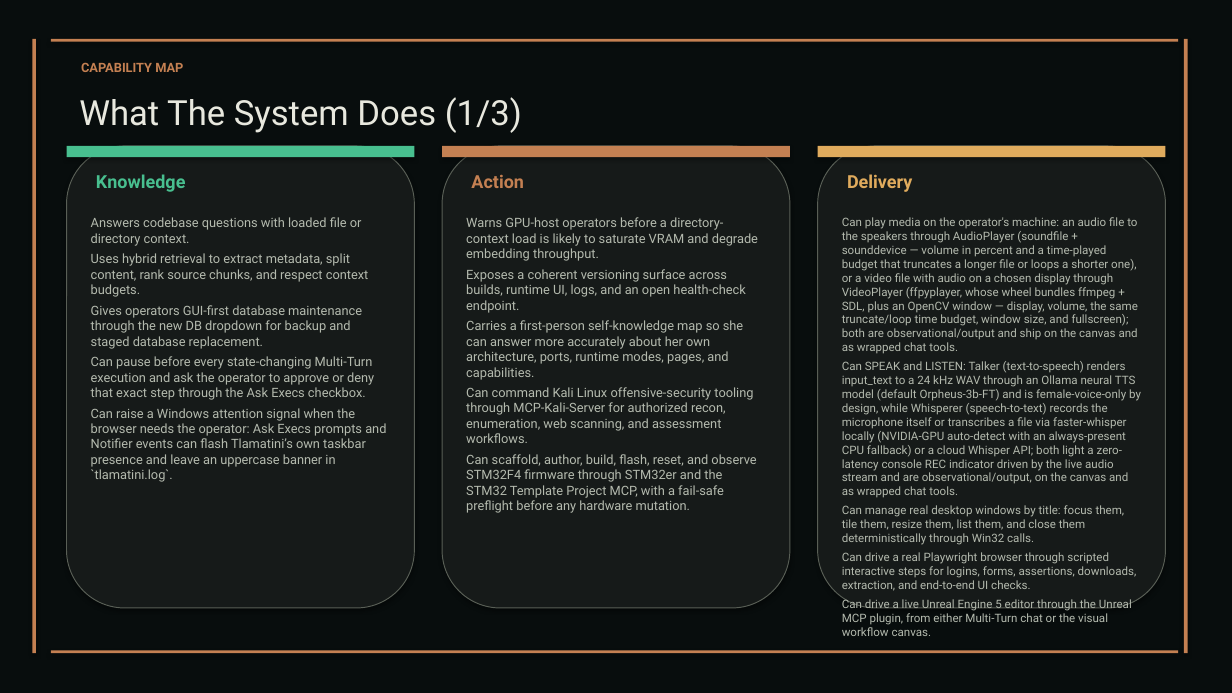
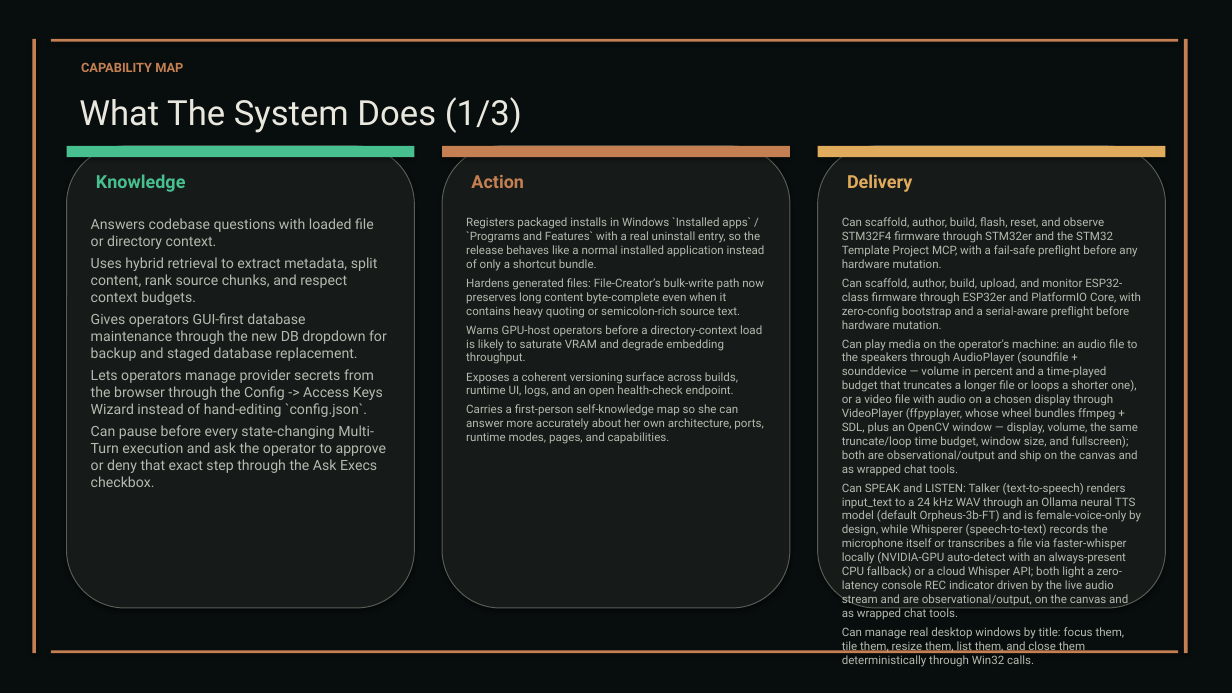
Before and after one commit to XAIHT/web-app, a slide deck: slide 3 of Tlamatini_eXtended_Artificial_Intelligence_Humanly_Tempered.pptx. Drawn at 1232x693 pixels with LibreOffice and Linux fonts; fonts in the diff are those of the drawing. Boxes give left, top, right and bottom in pixels: in the first picture for what was removed or moved away, otherwise in the second. Text is boxed around its words. In the diff, an @@ line names an element or a change of style, - is before the commit and + after.

Commit message:
Updating to 1.19.5, by Tlamatini's-AutoBot.

```diff
--- a/Tlamatini_eXtended_Artificial_Intelligence_Humanly_Tempered.pptx
+++ b/Tlamatini_eXtended_Artificial_Intelligence_Humanly_Tempered.pptx
@@ text at [91,218,387,487]: size 10 to 11 pt in "Answers codebase questions with loaded file or ...", "Uses hybrid retrieval to extract metadata, split ...", "Gives operators GUI-first database maintenance through the ...", "Can pause before every state-changing Multi-Turn execution ..." @@
@@ text at [466,217,765,318]: paragraphs added @@
+Registers packaged installs in Windows `Installed apps` / `Programs and Features` with a real uninstall entry, so the release behaves like a normal installed application instead of only a shortcut bundle.
+Hardens generated files: File-Creator’s bulk-write path now preserves long content byte-complete even when it contains heavy quoting or semicolon-rich source text.
@@ text at [842,217,1141,329]: paragraphs added @@
+Can scaffold, author, build, flash, reset, and observe STM32F4 firmware through STM32er and the STM32 Template Project MCP, with a fail-safe preflight before any hardware mutation.
+Can scaffold, author, build, upload, and monitor ESP32-class firmware through ESP32er and PlatformIO Core, with zero-config bootstrap and a serial-aware preflight before hardware mutation.
@@ text at [466,325,763,444]: size 10 to 9 pt in "Warns GPU-host operators before a directory-context load ...", "Exposes a coherent versioning surface across builds, ...", "Carries a first-person self-knowledge map so she ..." @@
@@ text at [91,369,383,417]: paragraph added @@
+Lets operators manage provider secrets from the browser through the Config -> Access Keys Wizard instead of hand-editing `config.json`.
@@ text at [466,387,756,513]: paragraphs removed @@
-Can command Kali Linux offensive-security tooling through MCP-Kali-Server for authorized recon, enumeration, web scanning, and assessment workflows.
-Can scaffold, author, build, flash, reset, and observe STM32F4 firmware through STM32er and the STM32 Template Project MCP, with a fail-safe preflight before any hardware mutation.
@@ text at [91,408,386,482]: paragraph removed @@
-Can raise a Windows attention signal when the browser needs the operator: Ask Execs prompts and Notifier events can flash Tlamatini’s own taskbar presence and leave an uppercase banner in `tlamatini.log`.
@@ text at [842,552,1137,591]: paragraphs removed @@
-Can drive a real Playwright browser through scripted interactive steps for logins, forms, assertions, downloads, extraction, and end-to-end UI checks.
-Can drive a live Unreal Engine 5 editor through the Unreal MCP plugin, from either Multi-Turn chat or the visual workflow canvas.
```
Also in this commit, not shown: 56 other slides changed, 6 slides added, 9 other files.
